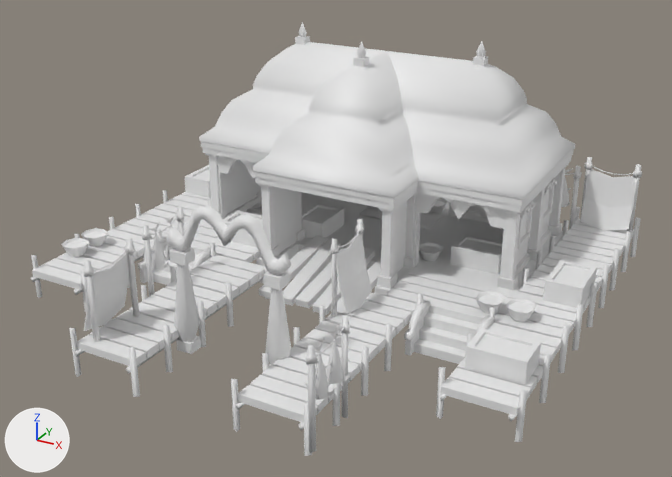
The COLLADA model art/meshes/structural/anuradhapura/dock.dae, before and after one commit.
Rendered twice from a 50 mm lens placed at (19.7, -37.5, 20.3), pointed at (0.6, -2.7, 2.9). Lighting does not change. The marker at lower left points along +X, +Y and +Z. The picture after the commit comes second. Materials are left out; every surface is plain grey. Where no turn or scale is listed for an object, it has been applied to the vertices. Vertices at exactly the same position are counted once.

The older version as bpy lines, for what is in view:
```python
me_esfera_3996 = bpy.data.meshes.new('Esfera.3996')
me_esfera_3996.from_pydata(...)  # 5273 vertices, 6146 faces; spans x -12.6..11.9, y -14.0..10.1, z -0.5..11.2
me_esfera_3996.materials.append(mat_textura__anuradhapura)
ob_dock = bpy.data.objects.new('dock', me_esfera_3996)
ob_dock.location = (0.0, 0.0, 0.0)
```
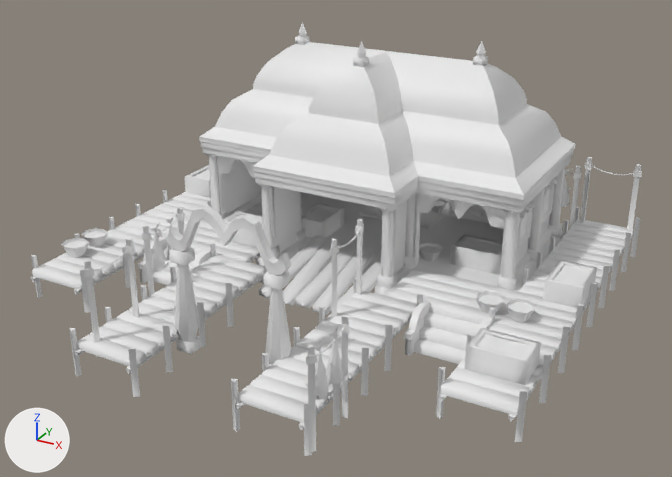
The newer file is also turned or shifted as a whole; pictures and numbers use the older file's frame.

Location of each change, [x1, y1, x2, y2] in pixels of the pictures (672 x 477 px; the box of a moved part takes in the faces that stretch with it):
part 1 of me_esfera_3996, deleted
    before: [84, 169, 637, 370]
part 2 of me_esfera_3996, moved or reshaped (mostly hidden before)
    before: [225, 181, 567, 218]
    after: [419, 181, 567, 313]
part 3 of me_esfera_3996, reshaped
    before: [150, 222, 333, 381]
    after: [61, 228, 333, 370]

Patch to the scene script:
```diff
--- a/art/meshes/structural/anuradhapura/dock.dae.py
+++ b/art/meshes/structural/anuradhapura/dock.dae.py
@@ me_esfera_3996 @@
 # used by ob_dock; location = (0.0, 0.0, 0.0)
-me_esfera_3996.from_pydata(...)  # 5273 vertices, 6146 faces; spans x -12.6..11.9, y -14.0..10.1, z -0.5..11.2
+me_esfera_3996.from_pydata(...)  # 4722 vertices, 6058 faces; spans x -12.6..11.9, y -14.0..10.1, z -0.5..11.2
+# me_esfera_3996 part 1: 139 loose pieces with 477 vertices, spanning x -12.1..11.6, y -13.4..9.3, z 1.1..4.1, are deleted
+# me_esfera_3996 part 2: 28 vertices moved within x -8.6..8.0, y 8.9..9.2, z 1.9..3.8; 97 vertices removed from x -8.8..8.3, y 0.5..9.0, z 0.7..4.0; 96 vertices added at x -5.4..10.2, y -3.4..8.1, z 0.7..1.7
+# me_esfera_3996 part 3: 18 vertices moved within x -6.1..5.7, y -13.3..-6.4, z 3.1..3.8; 105 vertices removed from x -6.2..5.7, y -13.6..-6.0, z 2.0..6.3; 32 vertices added at x -12.3..-11.1, y -7.6..-5.0, z 1.1..1.7
```
